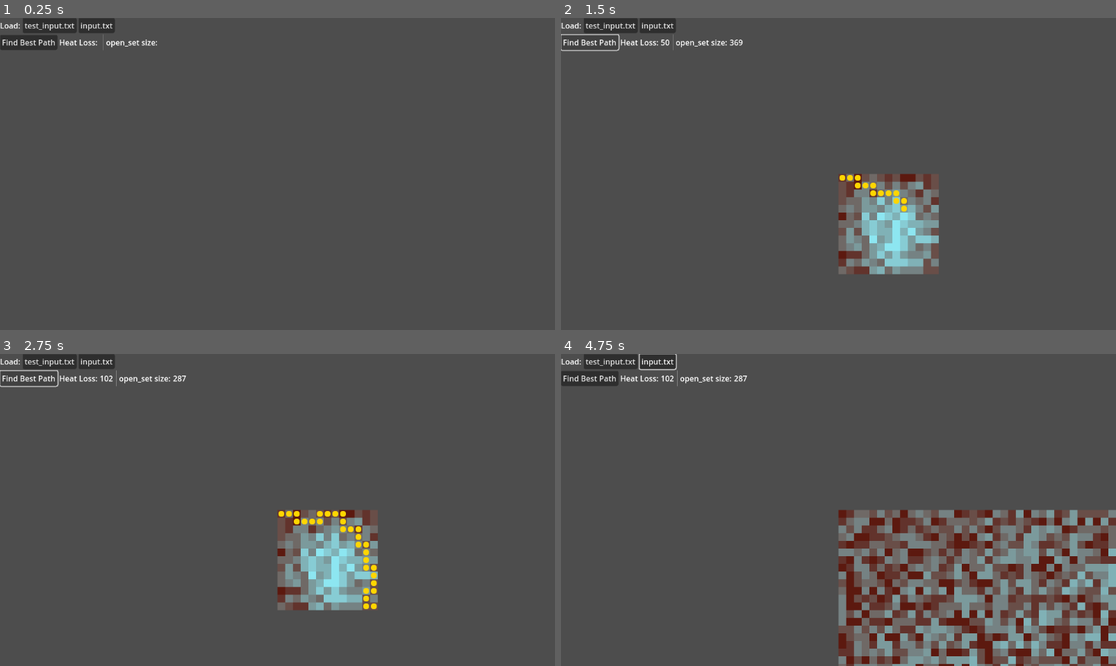
Above: before the commit, frames 1-4 (two rows, left to right).
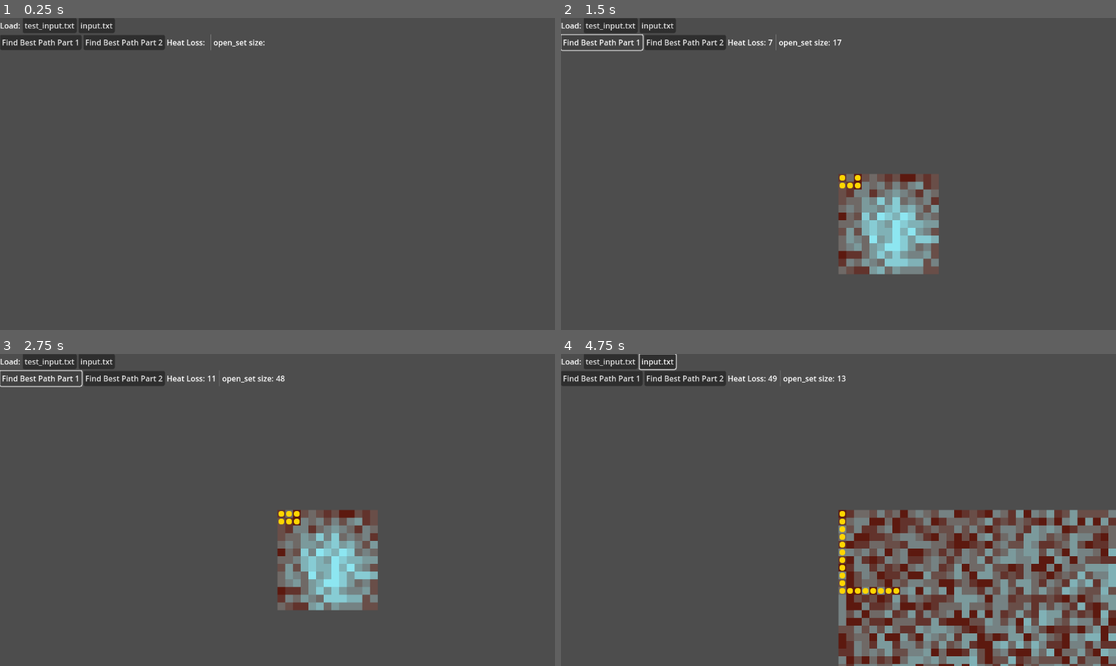
Above: after the commit, the same moments.

Repository: andrejp88/advent-of-code-2023
Game: Godot game, scene res://src/day_17/day_17_visualizer.tscn
The game is run twice, just before and just after one commit, with the same random seed, the same clock (stepped at 60 frames per second) and the same inputs. The project has no main scene, so this scene is started directly.
Inputs (mouse positions are in pixels of both pictures, inside the frame that each line leads up to):
- Up to frame 1 (0.25 s): no input
- Up to frame 2 (1.5 s): click "test_input.txt" at 0.5 s; click (588, 42) at 1.25 s, where only the run before the commit has a clickable "Find Best Path"
- Up to frame 3 (2.75 s): click (38, 378) at 2 s, where only the run after the commit has a clickable "Find Best Path Part 1"
- Up to frame 4 (4.75 s): click (683, 378) at 2.75 s, where only the run after the commit has a clickable "Find Best Path Part 2"; click "input.txt" at 3.5 s; tap Enter at 4.25 s; move the mouse to (960, 494) at 4.27 s; hold Up (ui_up) from 4.28 s (still down); hold Shift from 4.28 s (still down); click (960, 494) at 4.42 s

The runs differ from the first frame. In frame 1, 1.0% of the frame differs, in the area x 10-48%, y 5-11%; in frame 2, 1.2%; in frame 3, 1.5%, in the area x 10-68%, y 5-82%; in frame 4, 1.4%.

Commit message:
Day 17, attempt part 2
I can't do this, it's broken and I have no idea why. This is not worth it.

Diff:
--- a/src/day_17/day_17.gd
+++ b/src/day_17/day_17.gd
@@ -33,20 +33,24 @@
 	world: Array[Array],
 	start: Vector2i,
 	end: Vector2i,
+	heuristic: Callable,
+	min_before_turn: int,
+	max_before_turn: int = world.size(),
 	tree: SceneTree = null,
 	draw_path_interval: int = 100,
 ) -> Array[Vector2i]:
+
+	assert(min_before_turn < max_before_turn)
 
 	var world_rect := Rect2i(0, 0, world[0].size(), world.size())
 	var open_set: Array = [[start, []]]
 	var came_from := {}
 	var g_score := { [start, []]: 0 }
-	var f_score := { [start, []]: heuristic(start, end) }
+	var f_score := { [start, []]: heuristic.call(start, end) }
 
 	var iterations_since_draw_path := 0
 
 	while not open_set.is_empty():
-
 		var current: Array
 		var current_f_score := 2 ** 32
 
@@ -61,13 +65,25 @@
 		var current_recent_directions_travelled: Array[Vector2i] = []
 		current_recent_directions_travelled.assign(current[1])
 
-		if current_pos == Vector2i(11, 11):
+		var allowed_directions: Array[Vector2i] = []
+		var initial_consecutive_entries := count_initial_consecutive_entries(current_recent_directions_travelled)
+
+		if current_recent_directions_travelled.size() == 0:
+			# Special case: top-left, no history
+			assert(current_pos == Vector2i(0, 0))
+			allowed_directions.append_array([Vector2i.RIGHT, Vector2i.DOWN])
+
+		else:
+			if initial_consecutive_entries >= min_before_turn:
+				var rotated_left := Vector2i(Vector2(current_recent_directions_travelled[0]).rotated(-PI / 2))
+				var rotated_right := Vector2i(Vector2(current_recent_directions_travelled[0]).rotated(PI / 2))
+				allowed_directions.append(rotated_left)
+				allowed_directions.append(rotated_right)
+
+			if initial_consecutive_entries < max_before_turn:
+				allowed_directions.append(current_recent_directions_travelled[0])
+
 			pass
-
-		var direction_to_avoid := Vector2i.ZERO
-
-		if current_recent_directions_travelled.size() >= 3 and has_only_one_unique_value(current_recent_directions_travelled):
-			direction_to_avoid = current_recent_directions_travelled[0]
 
 		var current_path := reconstruct_path(came_from, current_pos, current_recent_directions_travelled)
 
@@ -80,14 +96,15 @@
 				await tree.process_frame
 
 		if current_pos == end:
+			print(current_path)
 			draw_path.emit(current_path, open_set.size())
 			return current_path
 
-		for direction: Vector2i in [Vector2i.UP, Vector2i.DOWN, Vector2i.LEFT, Vector2i.RIGHT]:
+		for direction: Vector2i in allowed_directions:
 			var neighbour_pos := current_pos + direction
 			var neighbour_recent_directions_travelled := current_recent_directions_travelled.duplicate()
 
-			if neighbour_recent_directions_travelled.size() == 3:
+			if neighbour_recent_directions_travelled.size() == max_before_turn:
 				neighbour_recent_directions_travelled.pop_back()
 
 			neighbour_recent_directions_travelled.push_front(direction)
@@ -97,28 +114,19 @@
 			if not world_rect.has_point(neighbour_pos):
 				continue
 
-			# If this neighbour would mean either going too far in one direction *or* reversing, ignore this neighbour.
-			if (
-				direction == direction_to_avoid or
-				(current_recent_directions_travelled.size() > 0 and direction == current_recent_directions_travelled[0] * -1)
-			):
-				continue
-
 			var tentative_g_score: int = g_score.get(current, 2 ** 32) + world[neighbour_pos.y][neighbour_pos.x]
 
 			if tentative_g_score < g_score.get(neighbour, 2 ** 32):
 				came_from[neighbour] = current
 				g_score[neighbour] = tentative_g_score
-				f_score[neighbour] = tentative_g_score + heuristic(neighbour_pos, end)
+				f_score[neighbour] = tentative_g_score + heuristic.call(neighbour_pos, end)
 
 				if neighbour not in open_set:
 					open_set.push_back(neighbour)
 
+
+	print("failed")
 	return []
-
-
-func heuristic(start: Vector2i, end: Vector2i) -> int:
-	return absi(end.x - start.x) + absi(end.y - start.y)
 
 
 func reconstruct_path(came_from: Dictionary, end: Vector2i, recent_directions_travelled: Array[Vector2i]) -> Array[Vector2i]:
@@ -145,6 +153,23 @@
 	return true
 
 
+func count_initial_consecutive_entries(arr: Array) -> int:
+	if arr.size() == 0:
+		return 0
+
+	var first: Variant = arr[0]
+
+	var count := 1
+
+	for i: int in range(1, arr.size()):
+		if arr[i] != first:
+			return false
+
+		count += 1
+
+	return count
+
+
 func calculate_path_cost(world: Array[Array], path: Array[Vector2i]) -> int:
 	return path.reduce(
 		func(acc: int, step: Vector2i) -> int:
--- a/src/day_17/day_17_test.gd
+++ b/src/day_17/day_17_test.gd
@@ -68,5 +68,5 @@
 
 
 func test_find_shortest_path() -> void:
-	var best_path := await day.find_shortest_path_a_star_iterative_fixed(parsed_test_input, Vector2i(0, 0), Vector2i(12, 12))
+	var best_path := await day.find_shortest_path_a_star_iterative_fixed(parsed_test_input, Vector2i(0, 0), Vector2i(12, 12), 3, 999_999)
 	assert_eq(day.calculate_path_cost(parsed_test_input, best_path), 102)
--- a/src/day_17/day_17_visualizer.gd
+++ b/src/day_17/day_17_visualizer.gd
@@ -29,7 +29,7 @@
 			tilemap.set_cell(0, Vector2i(x, y), 0, Vector2i(value - 1, 0))
 
 
-func _on_find_best_path_button_pressed() -> void:
+func _on_find_best_path_part_1_button_pressed() -> void:
 	var tilemap: TileMap = $TileMap
 	var rect := tilemap.get_used_rect()
 	var size := rect.size + Vector2i(-1, -1)
@@ -39,8 +39,31 @@
 		parsed,
 		Vector2i.ZERO,
 		destination,
+		func(position: Vector2i, end: Vector2i) -> int:
+			return absi(end.x - position.x) + absi(end.y - position.y),
+		0,
+		3,
 		get_tree(),
-		100,
+		1,
+	)
+
+
+func _on_find_best_path_part_2_button_pressed() -> void:
+	var tilemap: TileMap = $TileMap
+	var rect := tilemap.get_used_rect()
+	var size := rect.size + Vector2i(-1, -1)
+	var destination := size
+
+	day17.find_shortest_path_a_star_iterative_fixed(
+		parsed,
+		Vector2i.ZERO,
+		destination,
+		func(position: Vector2i, end: Vector2i) -> int:
+			return 0,
+		4,
+		10,
+		get_tree(),
+		1,
 	)
 
 
--- a/src/day_17/day_17_visualizer.tscn
+++ b/src/day_17/day_17_visualizer.tscn
@@ -54,9 +54,13 @@
 [node name="HBoxContainer2" type="HBoxContainer" parent="CanvasLayer/VBoxContainer"]
 layout_mode = 2
 
-[node name="FindBestPathButton" type="Button" parent="CanvasLayer/VBoxContainer/HBoxContainer2"]
+[node name="FindBestPathPart1Button" type="Button" parent="CanvasLayer/VBoxContainer/HBoxContainer2"]
 layout_mode = 2
-text = "Find Best Path"
+text = "Find Best Path Part 1"
+
+[node name="FindBestPathPart2Button" type="Button" parent="CanvasLayer/VBoxContainer/HBoxContainer2"]
+layout_mode = 2
+text = "Find Best Path Part 2"
 
 [node name="Label" type="Label" parent="CanvasLayer/VBoxContainer/HBoxContainer2"]
 layout_mode = 2
@@ -77,4 +81,5 @@
 
 [connection signal="pressed" from="CanvasLayer/VBoxContainer/HBoxContainer/Button" to="." method="load_and_repopulate" binds= ["res://src/day_17/test_input.txt"]]
 [connection signal="pressed" from="CanvasLayer/VBoxContainer/HBoxContainer/Button2" to="." method="load_and_repopulate" binds= ["res://src/day_17/input.txt"]]
-[connection signal="pressed" from="CanvasLayer/VBoxContainer/HBoxContainer2/FindBestPathButton" to="." method="_on_find_best_path_button_pressed"]
+[connection signal="pressed" from="CanvasLayer/VBoxContainer/HBoxContainer2/FindBestPathPart1Button" to="." method="_on_find_best_path_part_1_button_pressed"]
+[connection signal="pressed" from="CanvasLayer/VBoxContainer/HBoxContainer2/FindBestPathPart2Button" to="." method="_on_find_best_path_part_2_button_pressed"]
